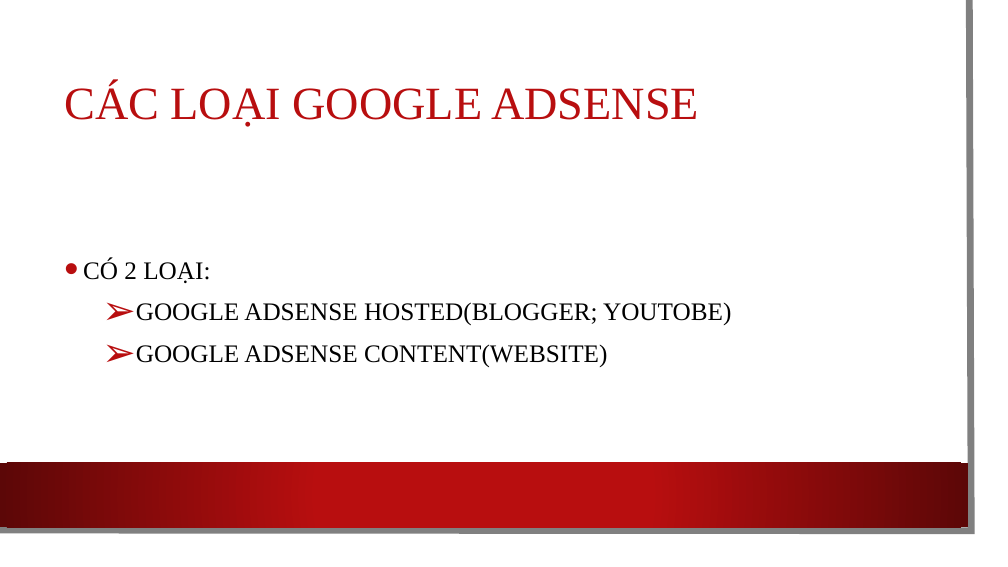
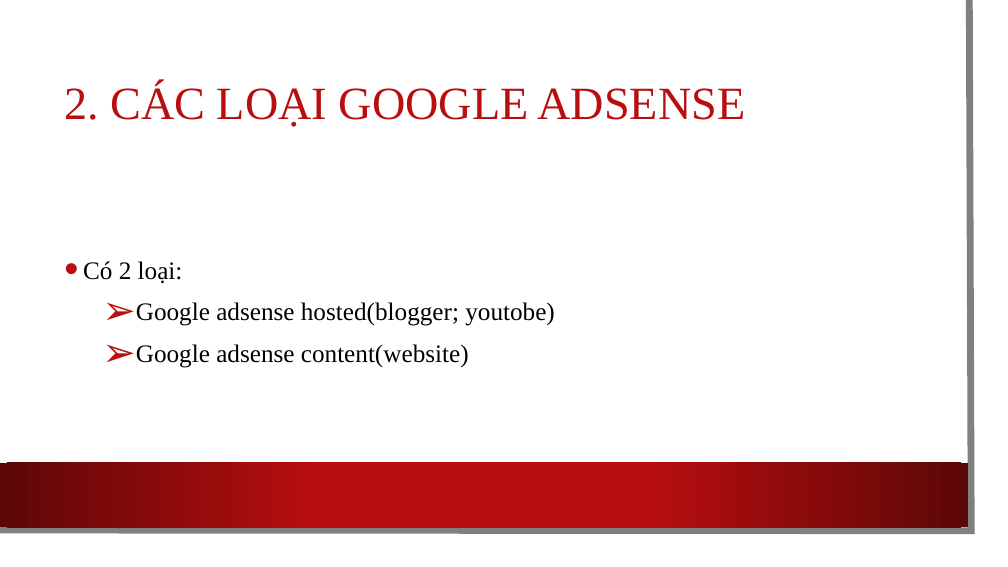
Before and after one commit to PhamVanDuoc/GoogleAdSense_GoogleAdWord, a slide deck: slide 3 of Google Adsense.pptx. Drawn at 1008x567 pixels with LibreOffice and Linux fonts; fonts in the diff are those of the drawing; background and template pictures are left out. Boxes give left, top, right and bottom in pixels: in the first picture for what was removed or moved away, otherwise in the second. Text is boxed around its words. In the diff, an @@ line names an element or a change of style, - is before the commit and + after.

```diff
--- a/Google Adsense.pptx
+++ b/Google Adsense.pptx
@@ title at [64, 83, 746, 127]: text changed @@
-CÁC LOẠI GOOGLE ADSENSE
+2. CÁC LOẠI GOOGLE ADSENSE
@@ text at [83, 261, 555, 368]: text changed @@
-• CÓ 2 LOẠI:
-  ➢ GOOGLE ADSENSE HOSTED(BLOGGER; YOUTOBE)
-  ➢ GOOGLE ADSENSE CONTENT(WEBSITE)
+• Có 2 loại:
+  ➢ Google adsense hosted(blogger; youtobe)
+  ➢ Google adsense content(website)
```
Also in this commit, not shown: 5 other slides changed, 6 slides added, 2 other files.
